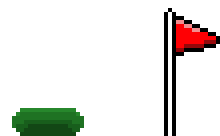
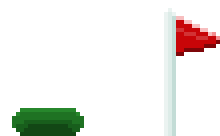
Layer changes from the first (220, 136) image to the second:
painted on "Layer 0" (1st of 2, in "Flag") over [164, 8, 220, 136]
